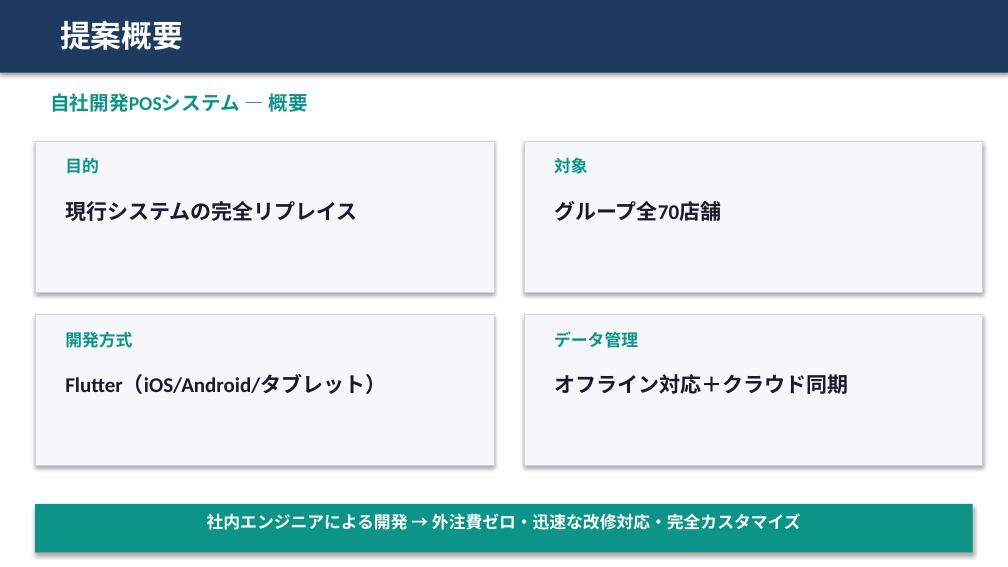
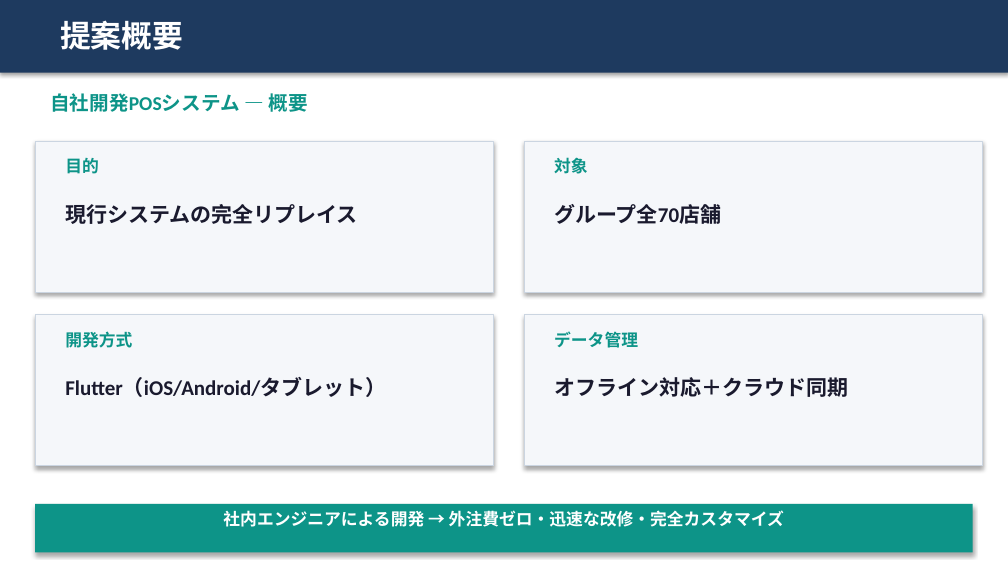
Before and after one commit to kimseungmok/salon-pos-v2, a slide deck: slide 4 of docs/proposal/salon_pos_proposal.pptx (slide 3 before the commit). Drawn at 1008x567 pixels with LibreOffice and Linux fonts; fonts in the diff are those of the drawing. Boxes give left, top, right and bottom in pixels: in the first picture for what was removed or moved away, otherwise in the second. Text is boxed around its words. In the diff, an @@ line names an element or a change of style, - is before the commit and + after.

```diff
--- a/docs/proposal/salon_pos_proposal.pptx
+++ b/docs/proposal/salon_pos_proposal.pptx
@@ outline #CBD5E1 0.5 pt to #CBD5E1 0.75 pt in 4 elements at box(35, 141, 494, 292), box(524, 141, 983, 292), box(35, 314, 494, 466), box(524, 314, 983, 466) @@
@@ text at box(223, 510, 784, 527): text changed @@
-社内エンジニアによる開発 → 外注費ゼロ・迅速な改修対応・完全カスタマイズ
+社内エンジニアによる開発 → 外注費ゼロ・迅速な改修・完全カスタマイズ
```
Also in this commit, not shown: 7 other slides changed, 1 slide added, 1 other file.
